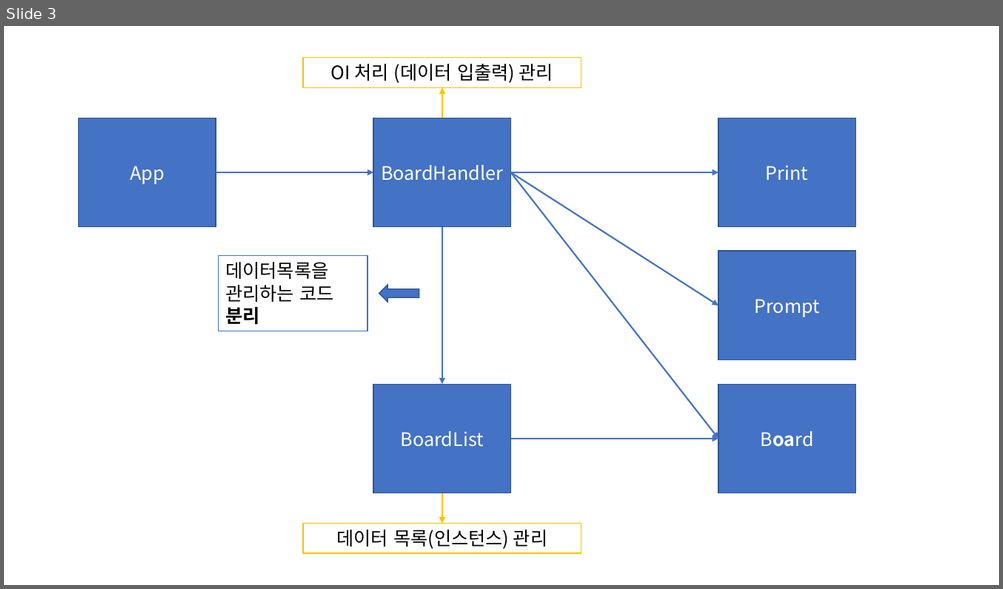
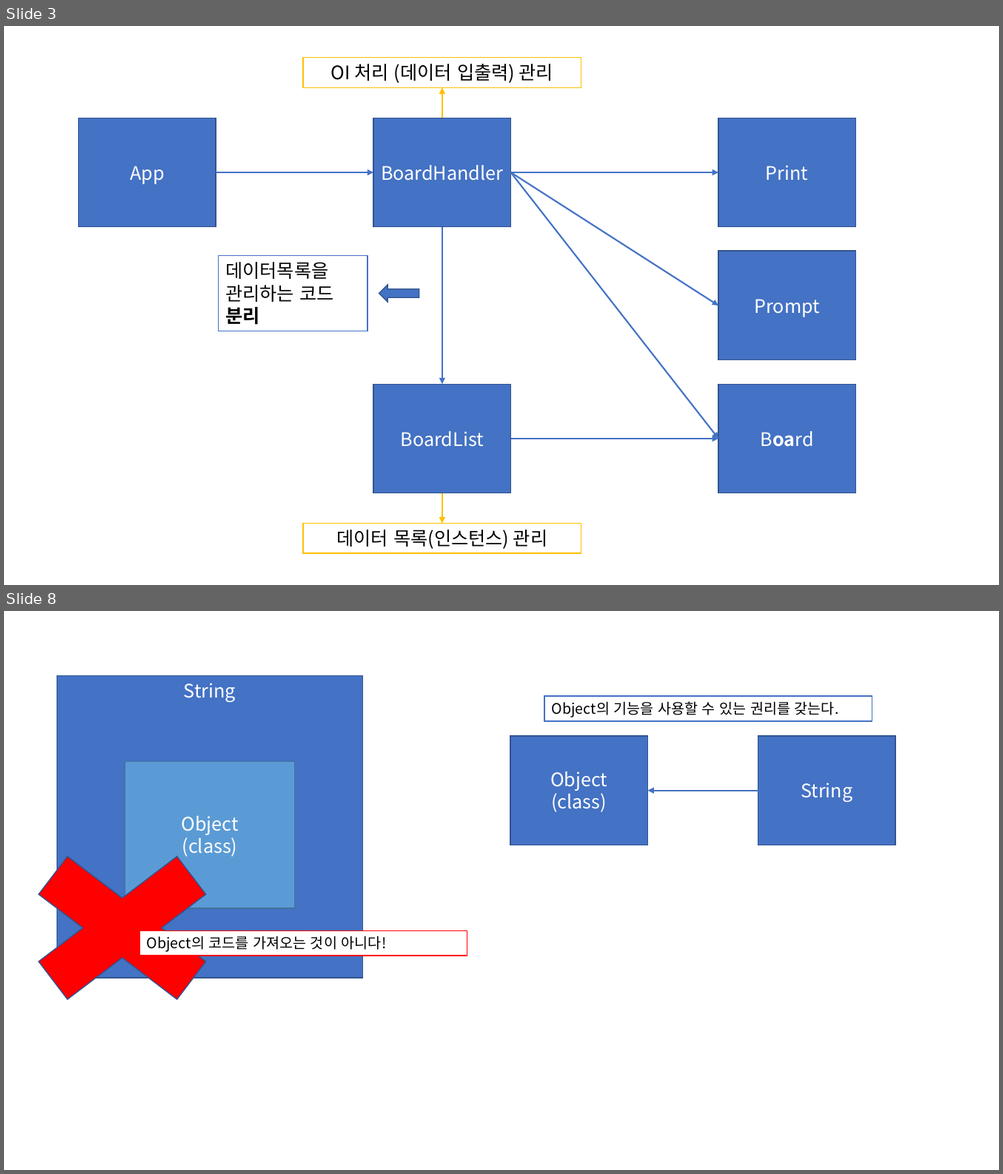
Before and after one commit to Dingadung/2022-study-workspace, a slide deck: study-note/자바/2022-07-22 내용정리.pptx. Shown one above the other, each under a label of ours: slide 3 before the commit, slides 3 and 8 after it; the slides between them are not shown. The pictures are 1003x589 and 1003x1174 pixels, drawn with LibreOffice and Linux fonts; fonts in the diff are those of the drawing. Boxes give left, top, right and bottom in pixels: in the first picture for what was removed or moved away, otherwise in the second. Text is boxed around its words. In the diff, an @@ line names an element or a change of style, - is before the commit and + after.

```diff
--- a/study-note/자바/2022-07-22 내용정리.pptx
+++ b/study-note/자바/2022-07-22 내용정리.pptx
@@ slide 8 added at (4, 611, 999, 1170), background #FFFFFF @@
@@ rectangle added at (57, 676, 363, 978), fill #4472C4, outline #325491 1 pt, 18 pt, text #FFFFFF @@
+String
@@ rectangle added at (544, 696, 872, 721), fill #FFFFFF, outline #4472C4 1 pt, 14 pt, text #000000 @@
+Object의 기능을 사용할 수 있는 권리를 갖는다.
@@ rectangle added at (511, 736, 648, 846), fill #4472C4, outline #325491 1 pt, 18 pt, text #FFFFFF @@
+Object
+(class)
@@ rectangle added at (758, 736, 896, 846), fill #4472C4, outline #325491 1 pt, 18 pt, text #FFFFFF @@
+String
@@ rectangle added at (125, 762, 294, 908), fill #5B9BD5, outline #43739E 1 pt, 18 pt, text #FFFFFF @@
+Object
+(class)
@@ arrow added from (758, 791) to (648, 791), #4472C4 1.5 pt @@
@@ cross added at (4, 827, 256, 1030), fill #FF0000, outline #325491 1 pt @@
@@ rectangle added at (139, 931, 466, 957), fill #FFFFFF, outline #FF0000 1 pt, 14 pt, text #000000 @@
+Object의 코드를 가져오는 것이 아니다!
```
Also in this commit, not shown: 5 other slides added.
